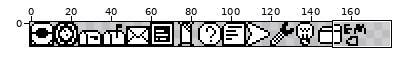
A pixel-art file gets an edit: Assets/Sprites/app icons 12px.ase. The picture above shows the old version from afar; the outline marks the close-up.
Close-up. First the earlier version:
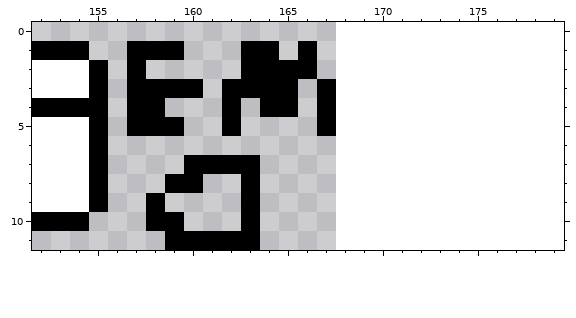
168x12 pixels, 1 frame. Shown: x 152..179, y 0..11. The old version is drawn lined up with the new one, on the new canvas.
Now the later version:
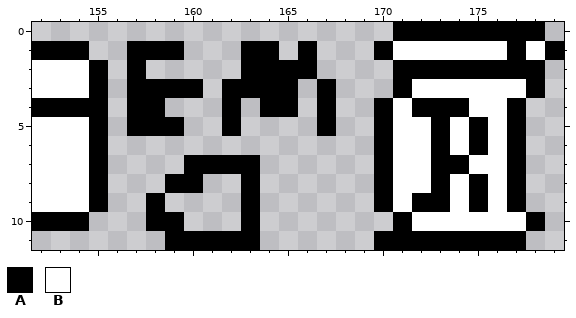
Palette (. is transparent): A #000000  B #ffffff
The author wrote: Ritual studio logo plus stand-in app
The exact change:
canvas 168x12 -> 180x12
y 0: x 171..178 ........ -> AAAAAAAA
y 1: x 170..179 .......... -> ABBBBBBABA
y 2: x 171..178 ........ -> AAAAAAAA
y 3: x 171..178 ........ -> ABBBBBBA
y 4: x 170..177 ........ -> ABAAABBA
y 5..6: x 170..177 ........ -> ABBABABA
y 7: x 170..177 ........ -> ABBAABBA
y 8: x 170..177 ........ -> ABBABABA
y 9: x 170..177 ........ -> ABAABABA
y 10: x 171..178 ........ -> ABBBBBBA
y 11: x 170..177 ........ -> AAAAAAAA
Where, in picture pixels (left, top, right, bottom), the same in both close-ups:
added: (374, 22, 564, 250)
